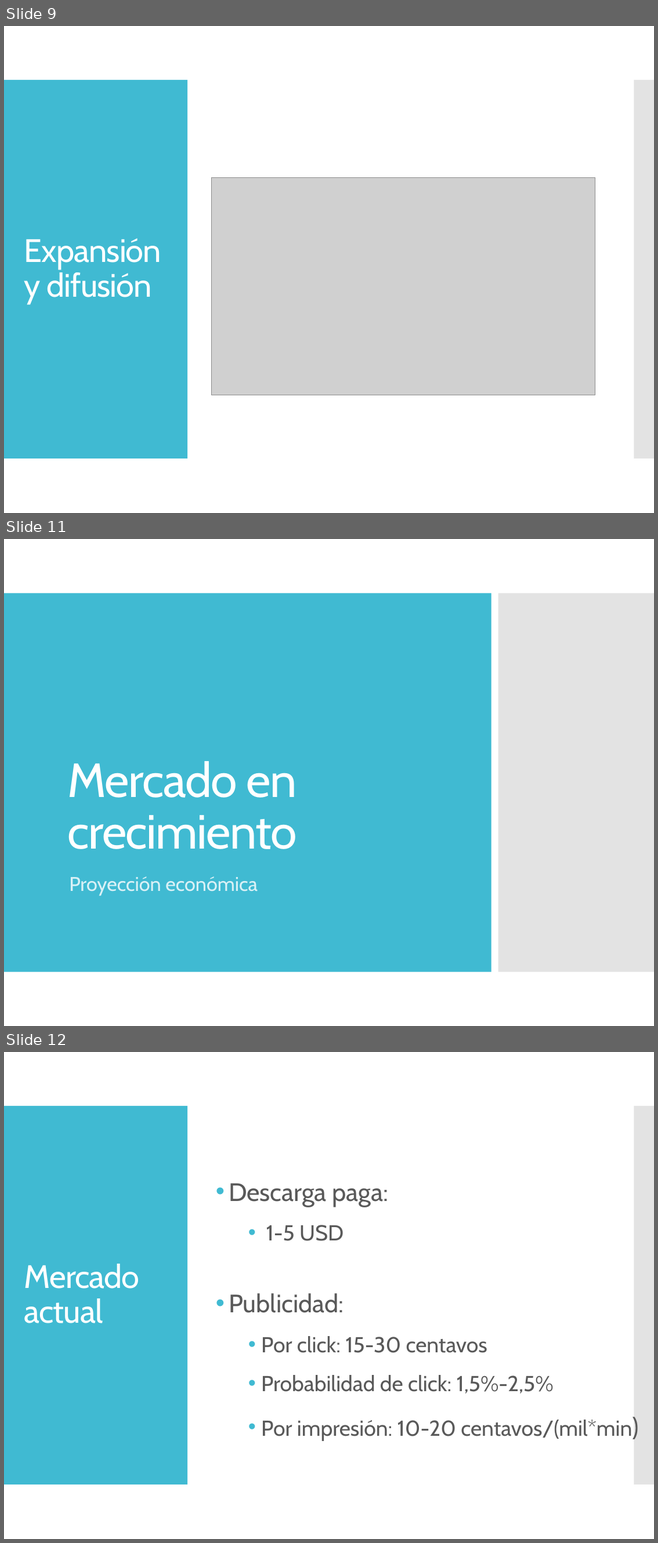
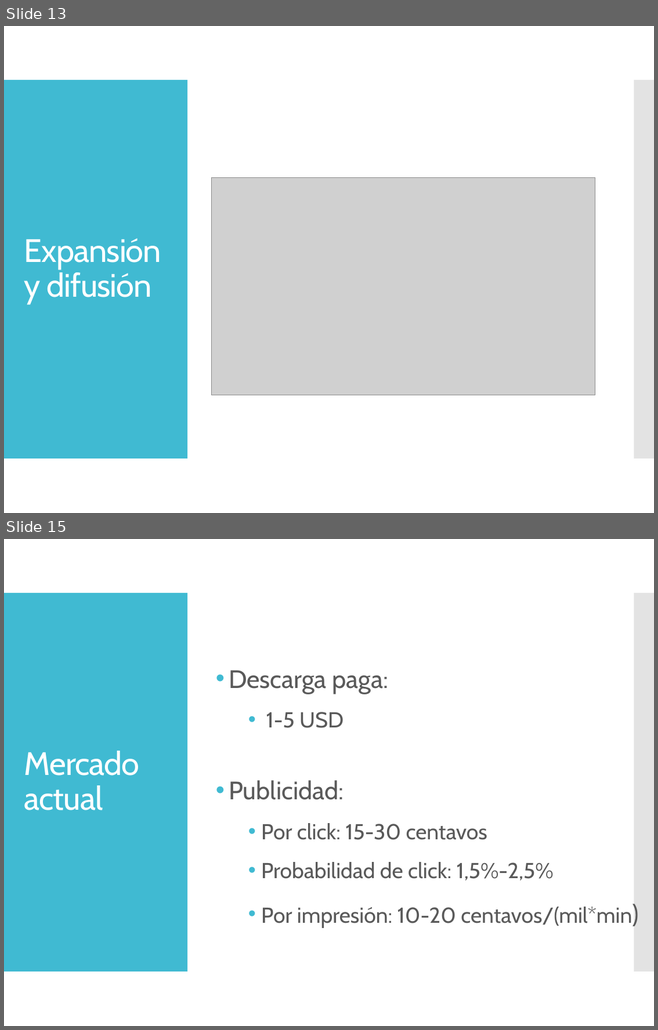
Before and after one commit to dschenkelman/taller-proyectos, a slide deck: Assets/Presentación negocio.pptx. Shown one above the other, each under a label of ours: slides 9, 11 and 12 before the commit, slides 13 and 15 after it; the slides between them are not shown. The pictures are 658x1543 and 658x1030 pixels, drawn with LibreOffice and Linux fonts; fonts in the diff are those of the drawing; grey boxes stand for pictures. Boxes give left, top, right and bottom in pixels: in the first picture for what was removed or moved away, otherwise in the second. Text is boxed around its words. In the diff, an @@ line names an element or a change of style, - is before the commit and + after.

```diff
--- a/Assets/Presentación negocio.pptx
+++ b/Assets/Presentación negocio.pptx
@@ slide 11 removed at (x1=4, y1=539, x2=654, y2=1026), background #FFFFFF @@
@@ rectangle removed at (x1=4, y1=593, x2=491, y2=972) @@
@@ rectangle removed at (x1=498, y1=593, x2=654, y2=972) @@
@@ title removed at (x1=67, y1=761, x2=297, y2=849) @@
-Mercado en crecimiento
@@ subtitle removed at (x1=69, y1=877, x2=257, y2=896) @@
-Proyección económica
@@ what was slide 9 is now slide 13 @@
@@ what was slide 12 is now slide 15 @@
```
Also in this commit, not shown: 11 slides changed, 5 slides added, 1 other slide removed.
